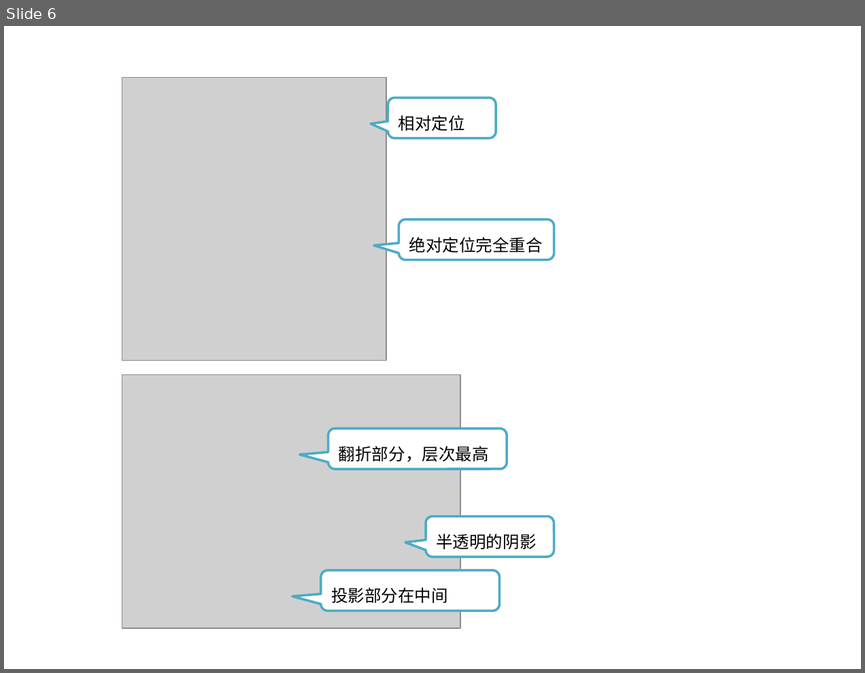
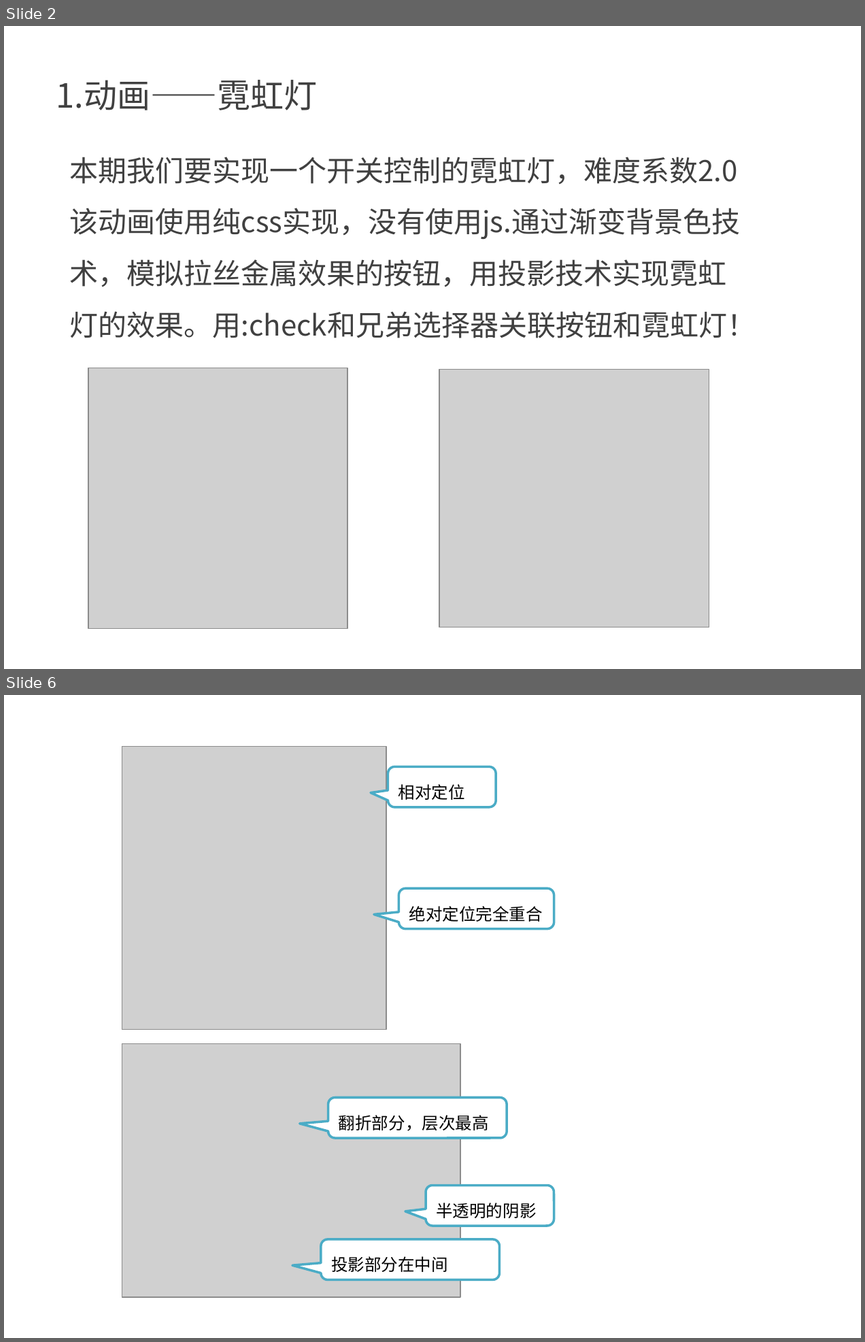
Before and after one commit to kong66/webAni, a slide deck: 6-neon/3DLetter.pptx. Shown one above the other, each under a label of ours: slide 6 before the commit, slides 2 and 6 after it; the slides between them are not shown. The pictures are 865x673 and 865x1342 pixels, drawn with LibreOffice and Linux fonts; fonts in the diff are those of the drawing; grey boxes stand for pictures. Boxes give left, top, right and bottom in pixels: in the first picture for what was removed or moved away, otherwise in the second. Text is boxed around its words. In the diff, an @@ line names an element or a change of style, - is before the commit and + after.

```diff
--- a/6-neon/3DLetter.pptx
+++ b/6-neon/3DLetter.pptx
@@ slide 2 added at (x1=4, y1=26, x2=861, y2=669), background #FFFFFF @@
@@ text added at (x1=56, y1=80, x2=317, y2=110), 28 pt, text #404040 @@
+1.动画——霓虹灯
@@ text added at (x1=70, y1=157, x2=755, y2=338), 24 pt, text #404040 @@
+本期我们要实现一个开关控制的霓虹灯，难度系数2.0
+该动画使用纯css实现，没有使用js.通过渐变背景色技术，模拟拉丝金属效果的按钮，用投影技术实现霓虹灯的效果。用:check和兄弟选择器关联按钮和霓虹灯！
@@ picture added at (x1=88, y1=368, x2=347, y2=628) @@
@@ picture added at (x1=439, y1=369, x2=709, y2=626) @@
```
Also in this commit, not shown: 3 slides changed, 1 other slide added, 2 slides removed, 1 other file.
